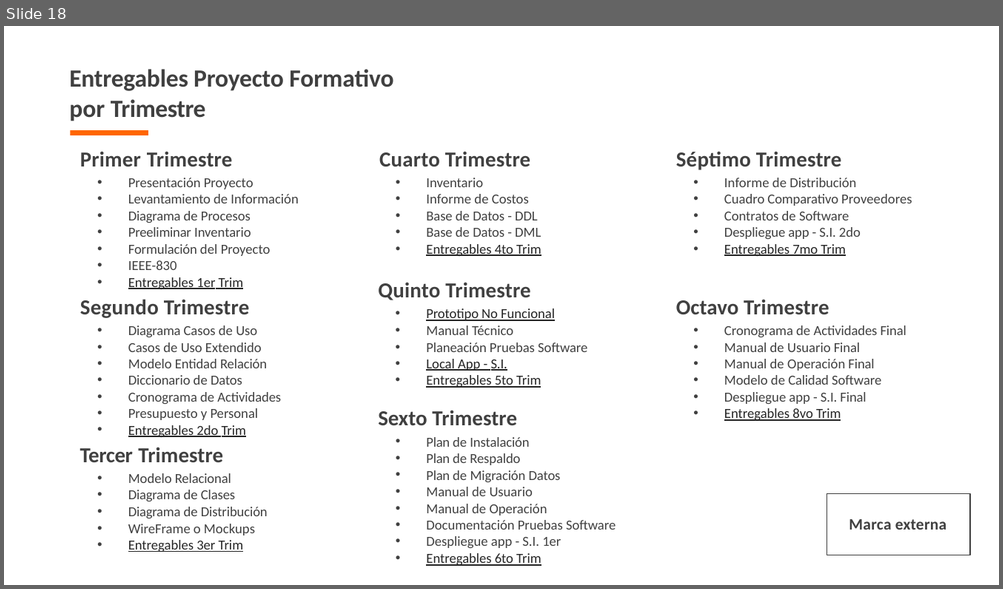
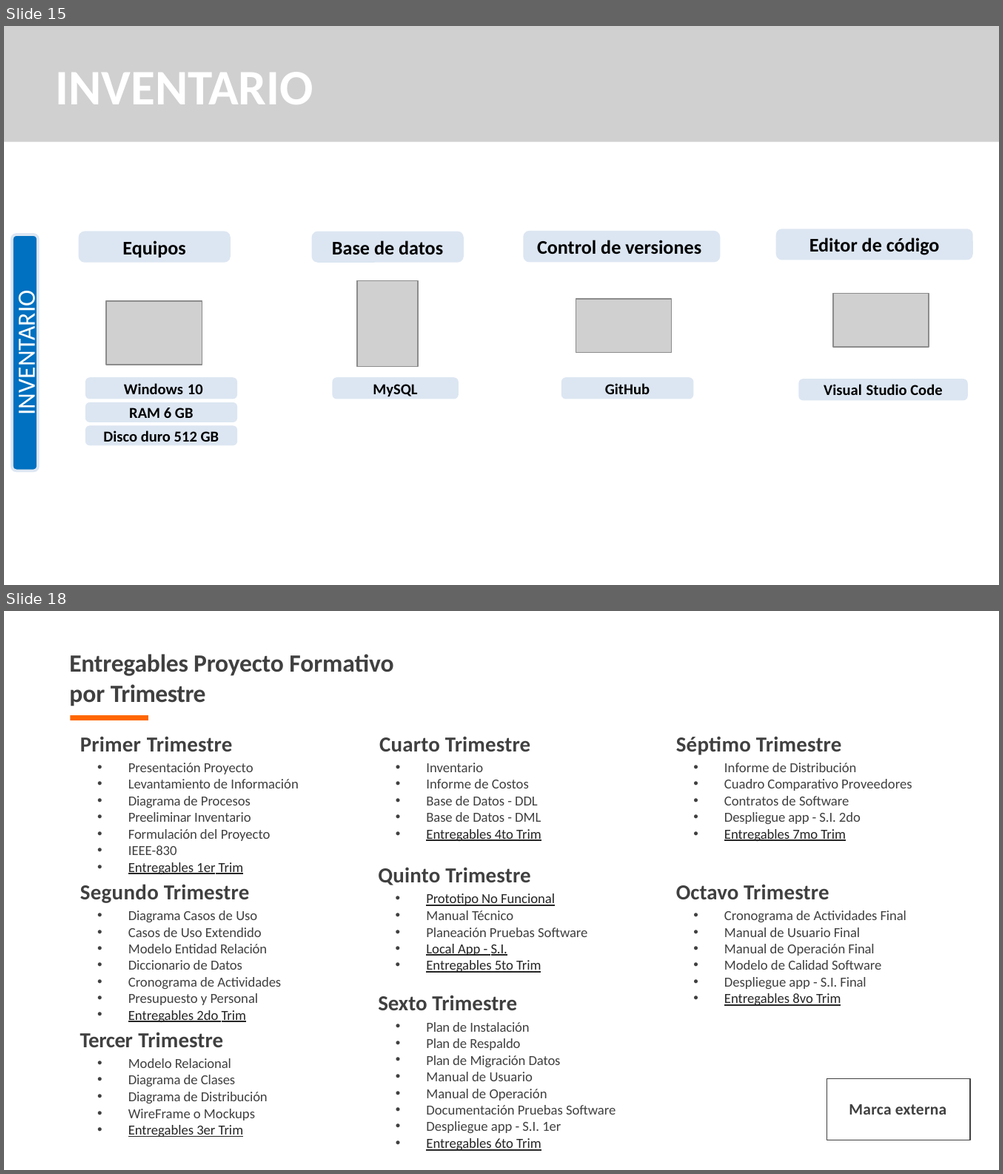
Before and after one commit to tataAntolinez/JOYASPRECIOSAS3D, a slide deck: app/app_documentacion/1er_trim/1_1_1_presentacion_proyecto-convertido (1).pptx. Shown one above the other, each under a label of ours: slide 18 before the commit, slides 15 and 18 after it; the slides between them are not shown. The pictures are 1003x589 and 1003x1174 pixels, drawn with LibreOffice and Linux fonts; fonts in the diff are those of the drawing; grey boxes stand for pictures; background and template pictures are left out. Boxes give left, top, right and bottom in pixels: in the first picture for what was removed or moved away, otherwise in the second. Text is boxed around its words. In the diff, an @@ line names an element or a change of style, - is before the commit and + after.

```diff
--- a/app/app_documentacion/1er_trim/1_1_1_presentacion_proyecto-convertido (1).pptx
+++ b/app/app_documentacion/1er_trim/1_1_1_presentacion_proyecto-convertido (1).pptx
@@ slide 15 added at (x1=4, y1=26, x2=999, y2=585), background #FFFFFF @@
@@ picture added at (x1=4, y1=26, x2=999, y2=142) @@
@@ title added at (x1=56, y1=72, x2=313, y2=104), 36 pt, text #FFFFFF, bold @@
+INVENTARIO
@@ rounded rectangle added at (x1=12, y1=235, x2=38, y2=471), fill #0070C0, outline #DCE6F2 2 pt, 18 pt, text #FFFFFF @@
+INVENTARIO
@@ rounded rectangle added at (x1=79, y1=233, x2=229, y2=262), fill #DCE6F2, outline #DCE6F2 2 pt, 14 pt, text #000000, bold @@
+Equipos
@@ rounded rectangle added at (x1=313, y1=233, x2=463, y2=262), fill #DCE6F2, outline #DCE6F2 2 pt, 14 pt, text #000000, bold @@
+Base de datos
@@ rounded rectangle added at (x1=524, y1=232, x2=718, y2=261), fill #DCE6F2, outline #DCE6F2 2 pt, 14 pt, text #000000, bold @@
+Control de versiones
@@ rounded rectangle added at (x1=777, y1=230, x2=970, y2=258), fill #DCE6F2, outline #DCE6F2 2 pt, 14 pt, text #000000, bold @@
+Editor de código
@@ picture added at (x1=357, y1=281, x2=418, y2=366) @@
@@ picture added at (x1=106, y1=301, x2=202, y2=365) @@
@@ picture added at (x1=576, y1=300, x2=671, y2=353) @@
@@ picture added at (x1=833, y1=294, x2=928, y2=347) @@
@@ rounded rectangle added at (x1=87, y1=379, x2=236, y2=398), fill #DCE6F2, outline #DCE6F2 2 pt, 11 pt, text #000000, bold @@
+Windows 10
@@ rounded rectangle added at (x1=333, y1=379, x2=457, y2=398), fill #DCE6F2, outline #DCE6F2 2 pt, 11 pt, text #000000, bold @@
+MySQL
@@ rounded rectangle added at (x1=563, y1=379, x2=692, y2=398), fill #DCE6F2, outline #DCE6F2 2 pt, 11 pt, text #000000, bold @@
+GitHub
@@ rounded rectangle added at (x1=800, y1=380, x2=966, y2=399), fill #DCE6F2, outline #DCE6F2 2 pt, 11 pt, text #000000, bold @@
+Visual Studio Code
@@ rounded rectangle added at (x1=87, y1=404, x2=236, y2=421), fill #DCE6F2, outline #DCE6F2 2 pt, 11 pt, text #000000, bold @@
+RAM 6 GB
@@ rounded rectangle added at (x1=87, y1=428, x2=236, y2=445), fill #DCE6F2, outline #DCE6F2 2 pt, 11 pt, text #000000, bold @@
+Disco duro 512 GB
```
Also in this commit, not shown: 8 slides changed, 8 other slides added, 10 slides removed, 10 other files.
